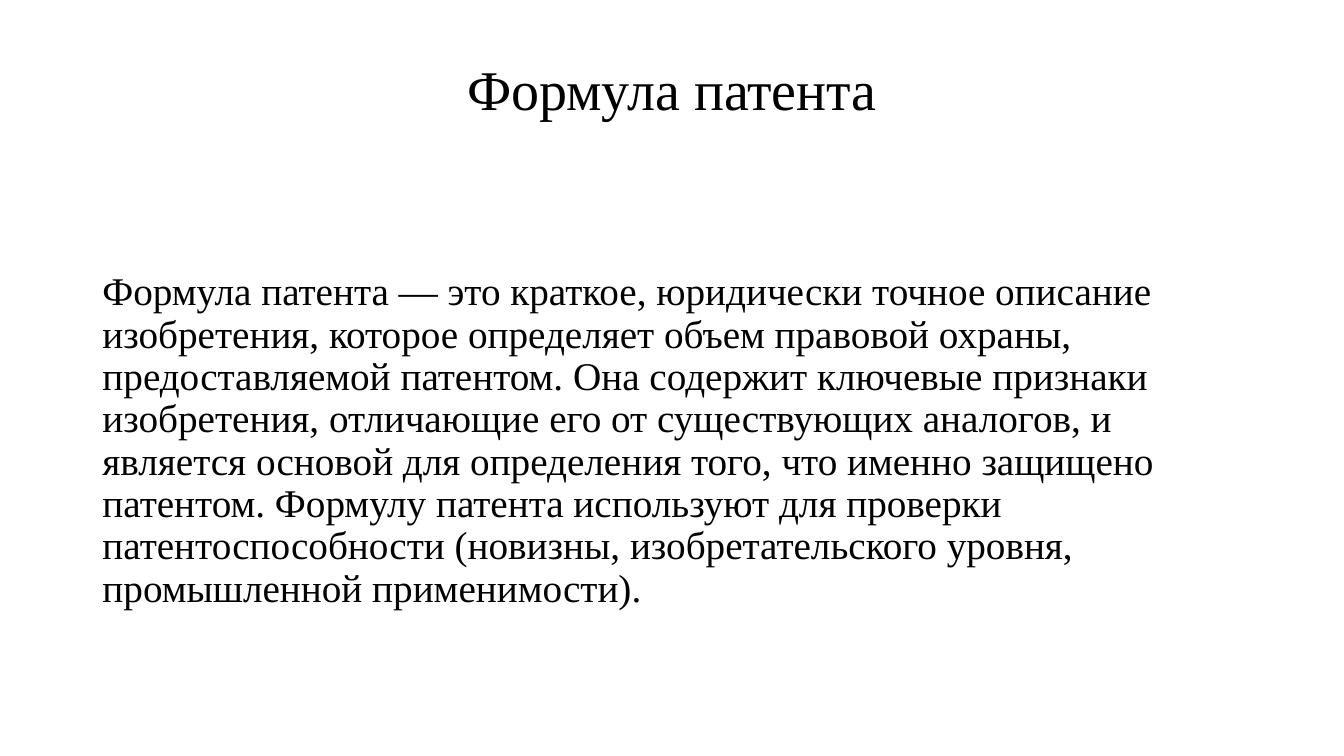
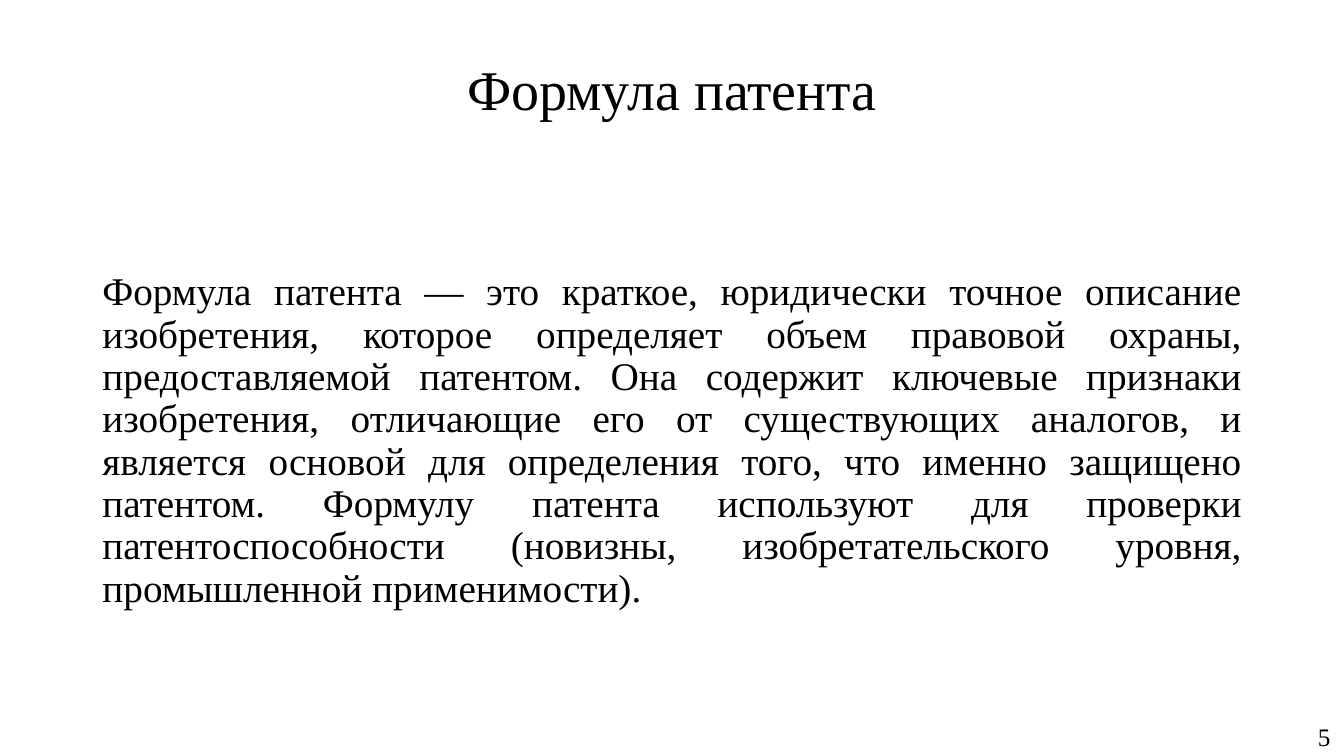
Before and after one commit to KeroDeep/Education, a slide deck: slide 5 of Novosibirsk_State_University/Дипломная работа/Доклады/Презентация.pptx. Drawn at 1344x756 pixels with LibreOffice and Linux fonts; fonts in the diff are those of the drawing. Boxes give left, top, right and bottom in pixels: in the first picture for what was removed or moved away, otherwise in the second. Text is boxed around its words. In the diff, an @@ line names an element or a change of style, - is before the commit and + after.

```diff
--- a/Novosibirsk_State_University/Дипломная работа/Доклады/Презентация.pptx
+++ b/Novosibirsk_State_University/Дипломная работа/Доклады/Презентация.pptx
@@ text "Формула патента — это краткое, ..." at (102,279,1241,609): alignment left to justified @@
@@ text added at (1318,729,1331,747), 18 pt, text #000000 @@
+5
```
Also in this commit, not shown: 8 other slides changed, 15 other files.
